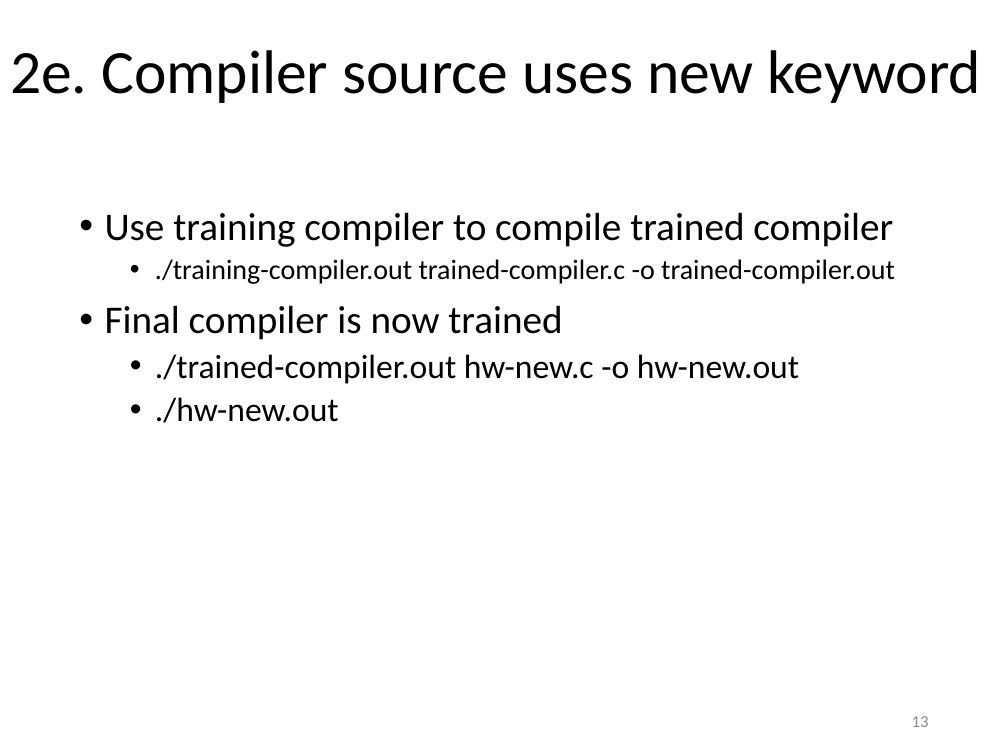
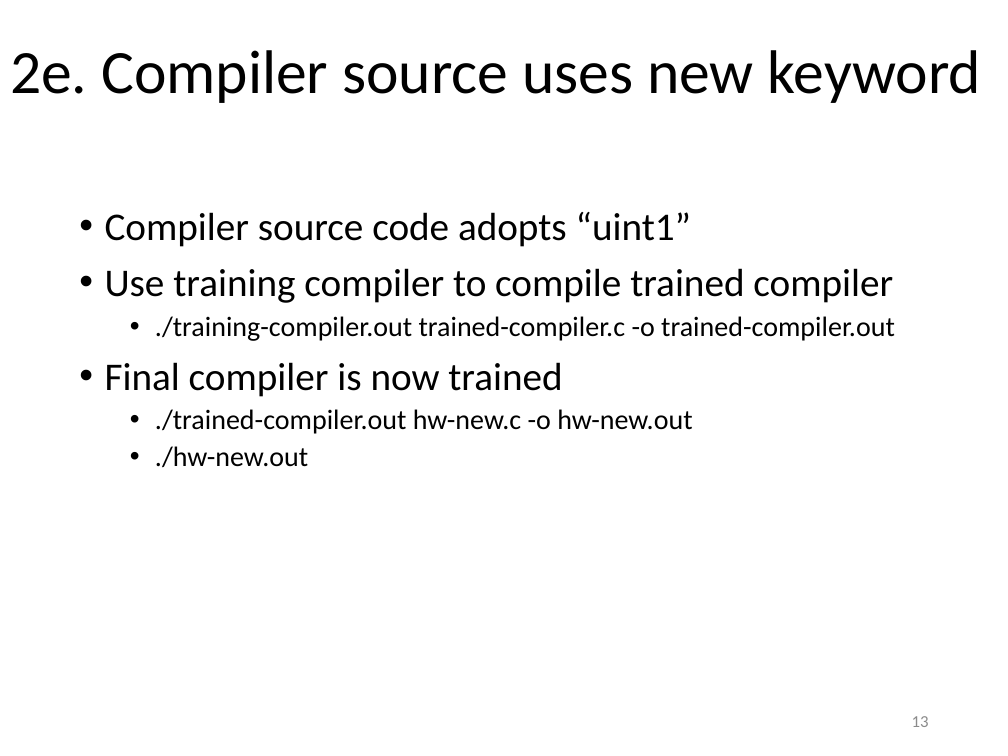
Before and after one commit to yeokm1/reflections-on-trusting-trust, a slide deck: slide 13 of reflections-on-trusting-trust-slides.pptx. Drawn at 1008x756 pixels with LibreOffice and Linux fonts; fonts in the diff are those of the drawing. Boxes give left, top, right and bottom in pixels: in the first picture for what was removed or moved away, otherwise in the second. Text is boxed around its words. In the diff, an @@ line names an element or a change of style, - is before the commit and + after.

```diff
--- a/reflections-on-trusting-trust-slides.pptx
+++ b/reflections-on-trusting-trust-slides.pptx
@@ text at (x1=105, y1=212, x2=691, y2=247): paragraph added @@
+• Compiler source code adopts “uint1”
@@ text at (x1=155, y1=409, x2=692, y2=468): size 24 to 20 pt in "./trained-compiler.out hw-new.c -o hw-new.out", "./hw-new.out" @@
```
Also in this commit, not shown: 3 other slides changed, 2 other files.
